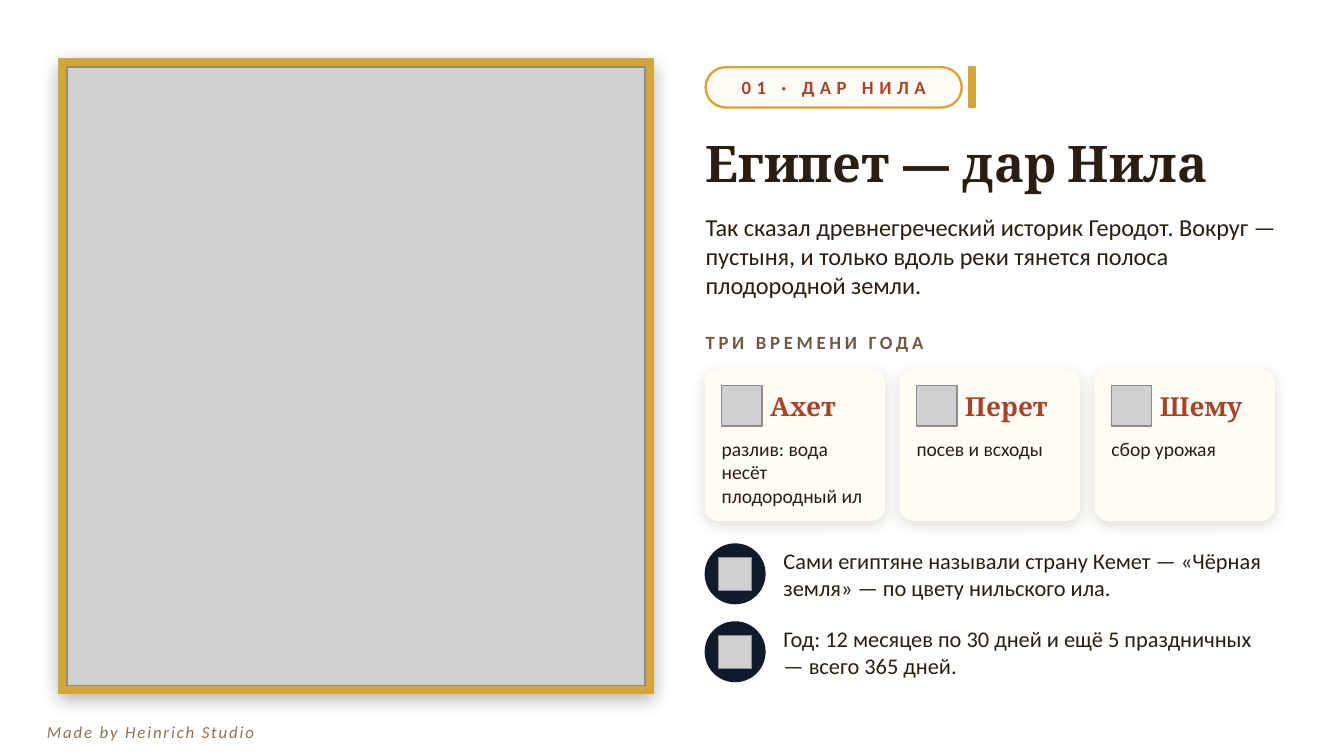
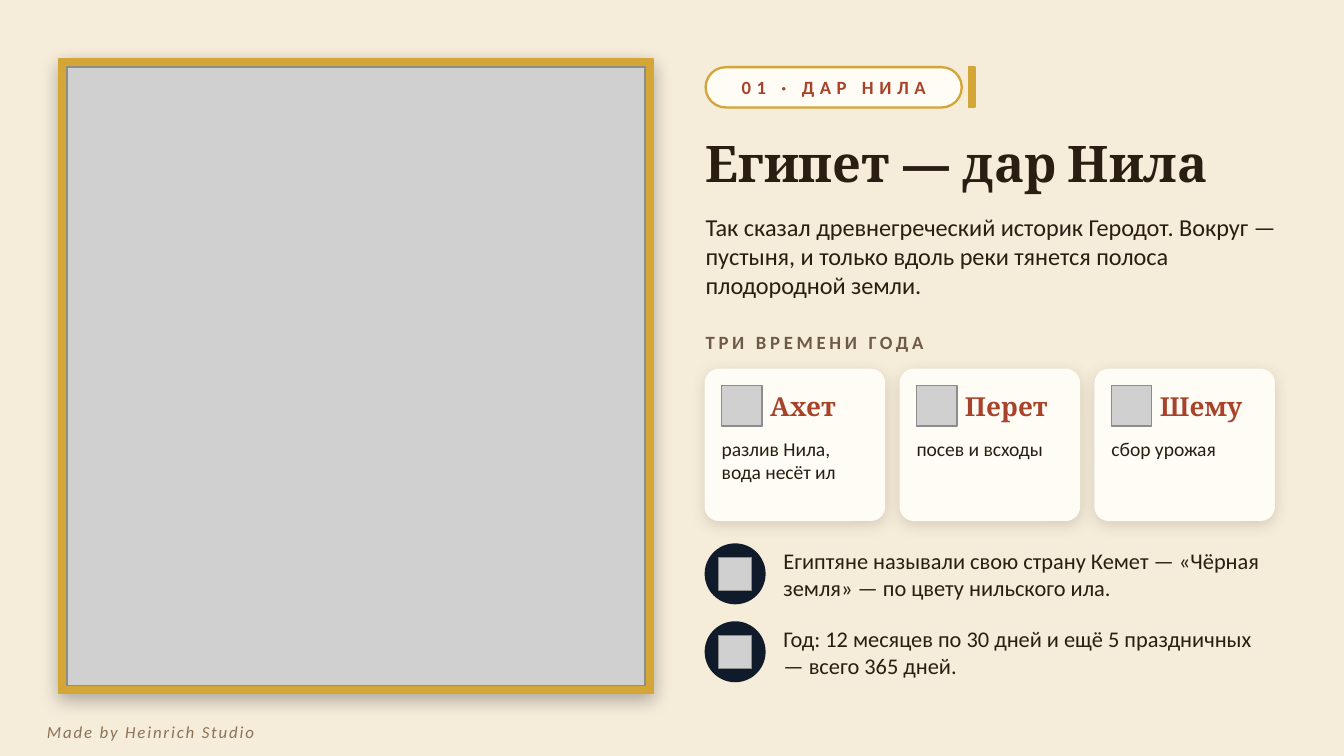
Before and after one commit to sl-himmelreich/heinrich-mario, a slide deck: slide 2 of Древний_Египет.pptx. Drawn at 1344x756 pixels with LibreOffice and Linux fonts; fonts in the diff are those of the drawing; grey boxes stand for pictures; background and template pictures are left out. Boxes give left, top, right and bottom in pixels: in the first picture for what was removed or moved away, otherwise in the second. Text is boxed around its words. In the diff, an @@ line names an element or a change of style, - is before the commit and + after.

```diff
--- a/Древний_Египет.pptx
+++ b/Древний_Египет.pptx
@@ background picture (left out) to #F5ECDA @@
@@ text at (722,443,835,483): text changed @@
-разлив: вода несёт плодородный ил
+разлив Нила, вода несёт ил
@@ text at (783,554,1259,600): text changed @@
-Сами египтяне называли страну Кемет — «Чёрная земля» — по цвету нильского ила.
+Египтяне называли свою страну Кемет — «Чёрная земля» — по цвету нильского ила.
```
Also in this commit, not shown: 9 other slides changed, 1 other file.
